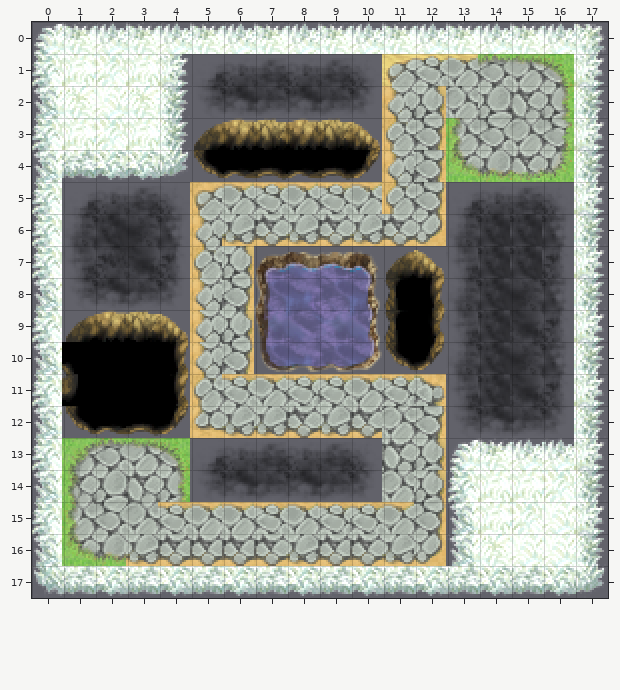
Level history. Tiled map: assets/map/map1.tmx. The picture above was drawn from the file before the commit.
Cells are 16x16 px. Shown: x 0..17, y 0..17.
Once edited:
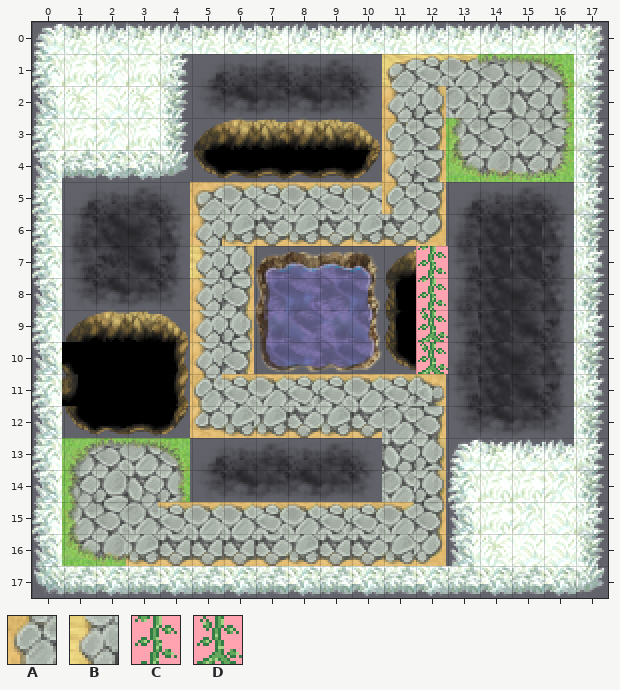
Key: from "tile1": A 328, B 488; from "tile3": C 46, D 54.
_ is an empty cell.
Tiles of an added or newly shown layer are drawn over the layers below it.
The exact change:
Layer "map":
y 7: x 5 A -> B
Layer "spirit" (added):
y 7..8: x 12 _ -> C
y 9..10: x 12 _ -> D
